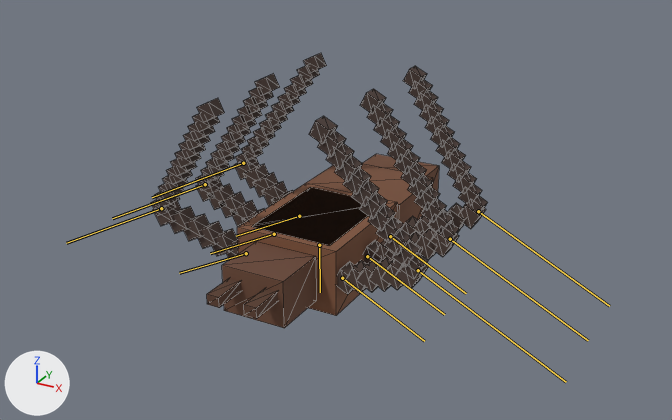
The glTF model assets/creatures/beetle/model.glb: old version first, new version second.
Rendered twice from a 50 mm camera at (0.359, -0.623, 0.391) aimed at (0.007, 0.015, 0.071). Lighting does not change. The marker at lower left points along +X, +Y and +Z. The picture after the commit comes second. Both versions are drawn at frame 29 of the action 'die'; the numbers are the values there. The bones that change are drawn over the model as lines. Mesh edges are drawn as thin lines.

The first picture shows 'built'.
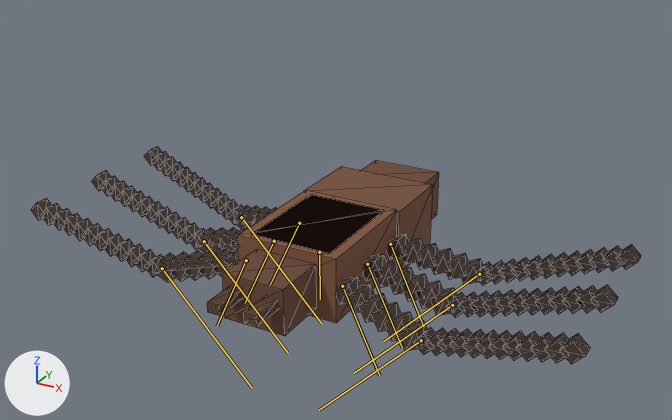
Where the change shows, as pixel boxes [x1, y1, x2, y2] in the pictures (672 x 420 px):
'built', posed (81% wider, 21% shorter)
    before: [151, 53, 488, 328]
    after: [31, 146, 641, 364]
bone 'body', root to tip
    before: (319, 245) to (320, 292)
    after: (319, 252) to (320, 299)
bone 'leg_l0', root to tip
    before: (342, 278) to (424, 341)
    after: (342, 286) to (379, 375)
bone 'leg_l0_knee', root to tip
    before: (418, 270) to (566, 382)
    after: (421, 340) to (319, 410)
bone 'leg_l1', root to tip
    before: (367, 256) to (444, 314)
    after: (367, 264) to (402, 347)
bone 'leg_l1_knee', root to tip
    before: (450, 239) to (588, 340)
    after: (452, 305) to (354, 373)
bone 'leg_l2', root to tip
    before: (390, 236) to (466, 293)
    after: (390, 244) to (423, 326)
bone 'leg_l2_knee', root to tip
    before: (478, 211) to (609, 306)
    after: (479, 274) to (383, 341)
bone 'leg_r0', root to tip
    before: (246, 253) to (179, 273)
    after: (246, 260) to (217, 326)
bone 'leg_r0_knee', root to tip
    before: (161, 208) to (66, 243)
    after: (162, 268) to (252, 388)
bone 'leg_r1', root to tip
    before: (274, 234) to (210, 253)
    after: (274, 241) to (245, 303)
bone 'leg_r1_knee', root to tip
    before: (205, 184) to (112, 218)
    after: (204, 241) to (288, 353)
bone 'leg_r2', root to tip
    before: (299, 216) to (236, 236)
    after: (299, 223) to (270, 285)
bone 'leg_r2_knee', root to tip
    before: (243, 163) to (152, 197)
    after: (241, 217) to (322, 324)

The edits, one by one:
Bone 'body' (bone_body) moves from (0.0, -0.0223, 0.0) to (0.0, -0.0292, 0.0).
Bone 'leg_l0' (bone_leg_l0) turns from (0, 0, 63) to (0, 0, 25) degrees about its own x, y and z.
Bone 'leg_l0_knee' (bone_leg_l0_knee) turns from (0, 0, 0) to (0, 0, -69) degrees about its own x, y and z.
Bone 'leg_l1' (bone_leg_l1) turns from (0, 0, 63) to (0, 0, 25) degrees about its own x, y and z.
Bone 'leg_l1_knee' (bone_leg_l1_knee) turns from (0, 0, 0) to (0, 0, -69) degrees about its own x, y and z.
Bone 'leg_l2' (bone_leg_l2) turns from (0, 0, 63) to (0, 0, 25) degrees about its own x, y and z.
Bone 'leg_l2_knee' (bone_leg_l2_knee) turns from (0, 0, 0) to (0, 0, -69) degrees about its own x, y and z.
Bone 'leg_r0' (bone_leg_r0) turns from (0, 0, -63) to (0, 0, -25) degrees about its own x, y and z.
Bone 'leg_r0_knee' (bone_leg_r0_knee) turns from (0, 0, 0) to (0, 0, 69) degrees about its own x, y and z.
Bone 'leg_r1' (bone_leg_r1) turns from (0, 0, -63) to (0, 0, -25) degrees about its own x, y and z.
Bone 'leg_r1_knee' (bone_leg_r1_knee) turns from (0, 0, 0) to (0, 0, 69) degrees about its own x, y and z.
Bone 'leg_r2' (bone_leg_r2) turns from (0, 0, -63) to (0, 0, -25) degrees about its own x, y and z.
Bone 'leg_r2_knee' (bone_leg_r2_knee) turns from (0, 0, 0) to (0, 0, 69) degrees about its own x, y and z.
